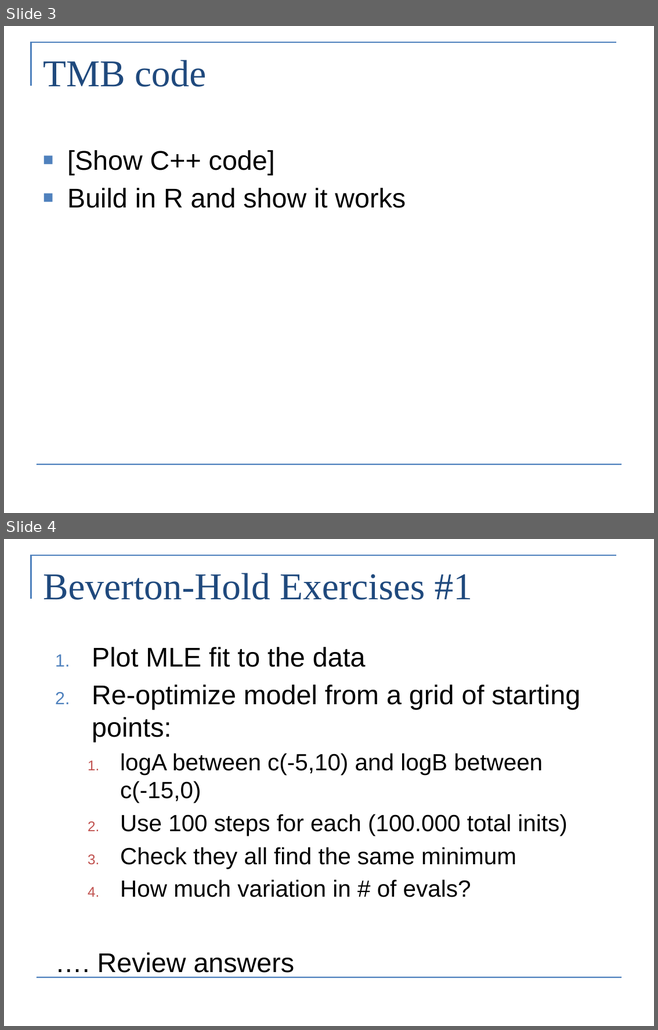
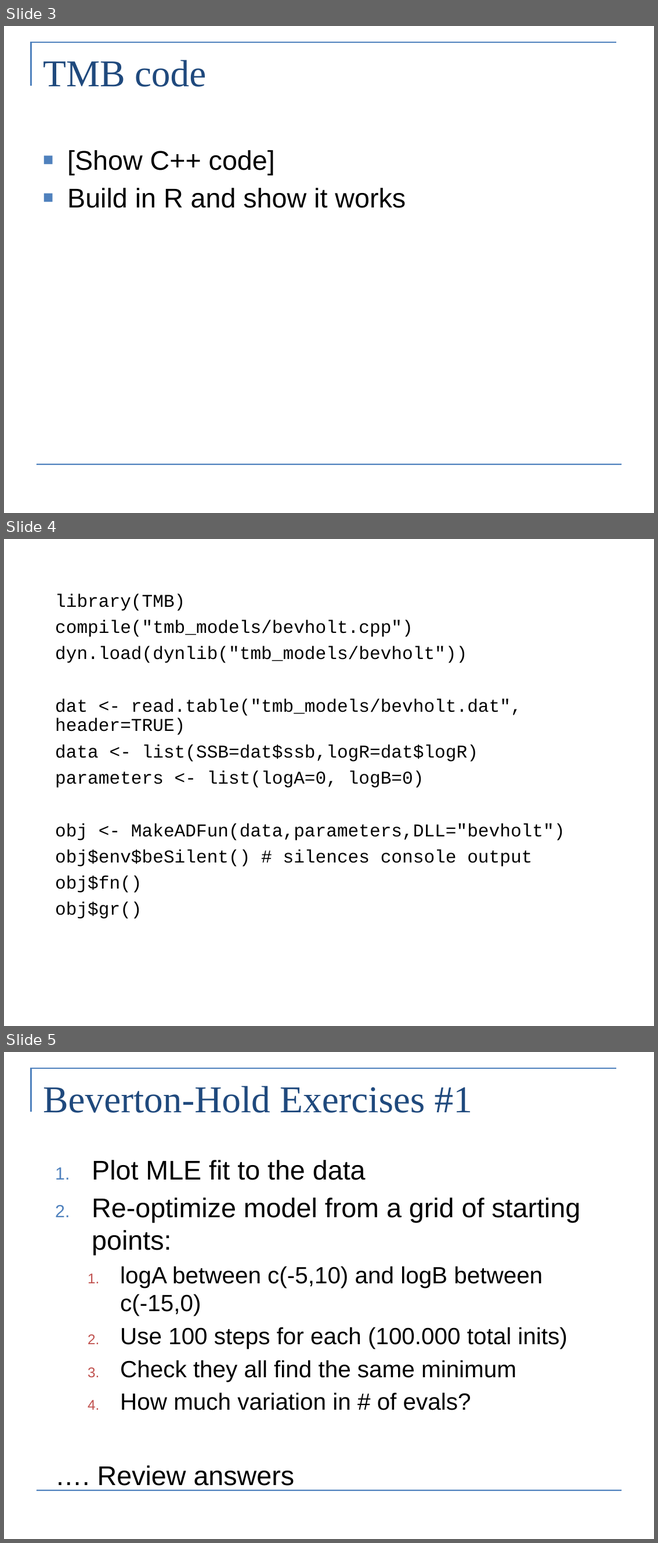
Before and after one commit to colemonnahan/tmb_workshop, a slide deck: day1/lab1_bevholt.pptx. Shown one above the other, each under a label of ours: slides 3 and 4 before the commit, slides 3, 4 and 5 after it. The pictures are 658x1030 and 658x1543 pixels, drawn with LibreOffice and Linux fonts; fonts in the diff are those of the drawing. Boxes give left, top, right and bottom in pixels: in the first picture for what was removed or moved away, otherwise in the second. Text is boxed around its words. In the diff, an @@ line names an element or a change of style, - is before the commit and + after.

```diff
--- a/day1/lab1_bevholt.pptx
+++ b/day1/lab1_bevholt.pptx
@@ slide 4 added at [4, 539, 654, 1026], background #FFFFFF @@
@@ text added at [55, 594, 564, 919], 20 pt, text #000000 @@
+library(TMB)
+compile("tmb_models/bevholt.cpp")
+dyn.load(dynlib("tmb_models/bevholt"))
+dat <- read.table("tmb_models/bevholt.dat", header=TRUE)
+data <- list(SSB=dat$ssb,logR=dat$logR)
+parameters <- list(logA=0, logB=0)
+obj <- MakeADFun(data,parameters,DLL="bevholt")
+obj$env$beSilent() # silences console output
+obj$fn()
+obj$gr()
@@ what was slide 4 is now slide 5 @@
```
Also in this commit, not shown: 1 other file.
